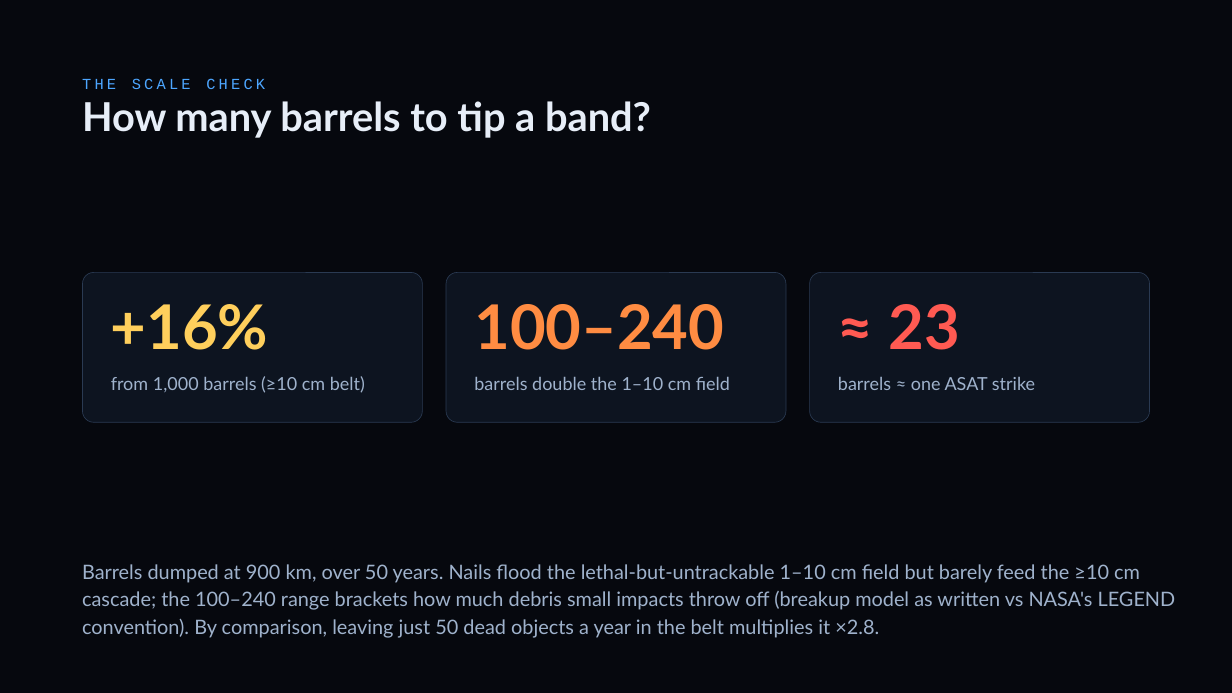
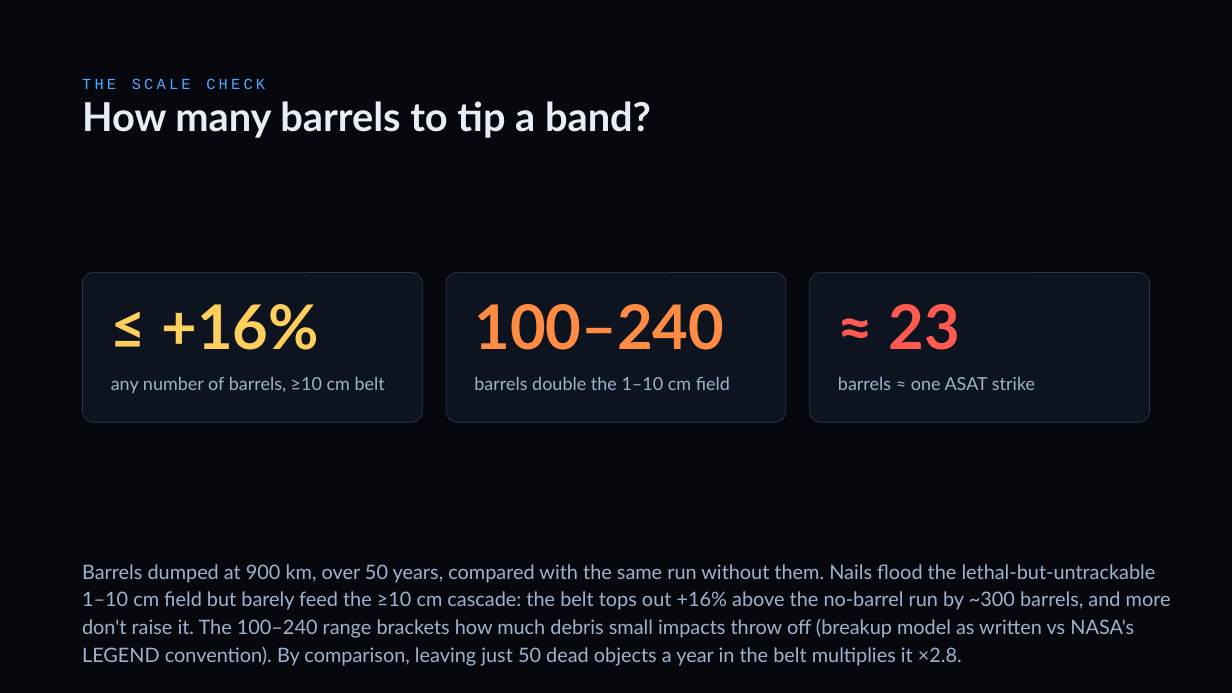
Before and after one commit to TimKadyrov/DebrisCascade, a slide deck: slide 11 of Barrel of Nails — Kessler Study.pptx. Drawn at 1232x693 pixels with LibreOffice and Linux fonts; fonts in the diff are those of the drawing. Boxes give left, top, right and bottom in pixels: in the first picture for what was removed or moved away, otherwise in the second. Text is boxed around its words. In the diff, an @@ line names an element or a change of style, - is before the commit and + after.

Commit message:
Clarify the +16% barrel ceiling on slide 11
The stat read as "1,000 barrels -> +16%" with no baseline. It is the
ceiling: the >=10 cm belt after 50 years sits at most 16% above the same
run without barrels, reached by ~300 barrels. Card now reads "<= +16% /
any number of barrels"; the caption and SUMMARY state the comparison.

```diff
--- a/Barrel of Nails — Kessler Study.pptx
+++ b/Barrel of Nails — Kessler Study.pptx
@@ text at [161, 304, 319, 350]: text changed @@
-+16%
+≤ +16%
@@ text at [111, 377, 385, 393]: text changed @@
-from 1,000 barrels (≥10 cm belt)
+any number of barrels, ≥10 cm belt
@@ text at [82, 564, 1171, 666]: text changed @@
-Barrels dumped at 900 km, over 50 years. Nails flood the lethal-but-untrackable 1–10 cm field but barely feed the ≥10 cm cascade; the 100–240 range brackets how much debris small impacts throw off (breakup model as written vs NASA's LEGEND convention). By comparison, leaving just 50 dead objects a year in the belt multiplies it ×2.8.
+Barrels dumped at 900 km, over 50 years, compared with the same run without them. Nails flood the lethal-but-untrackable 1–10 cm field but barely feed the ≥10 cm cascade: the belt tops out +16% above the no-barrel run by ~300 barrels, and more don't raise it. The 100–240 range brackets how much debris small impacts throw off (breakup model as written vs NASA's LEGEND convention). By comparison, leaving just 50 dead objects a year in the belt multiplies it ×2.8.
```
Also in this commit, not shown: 1 other file.
